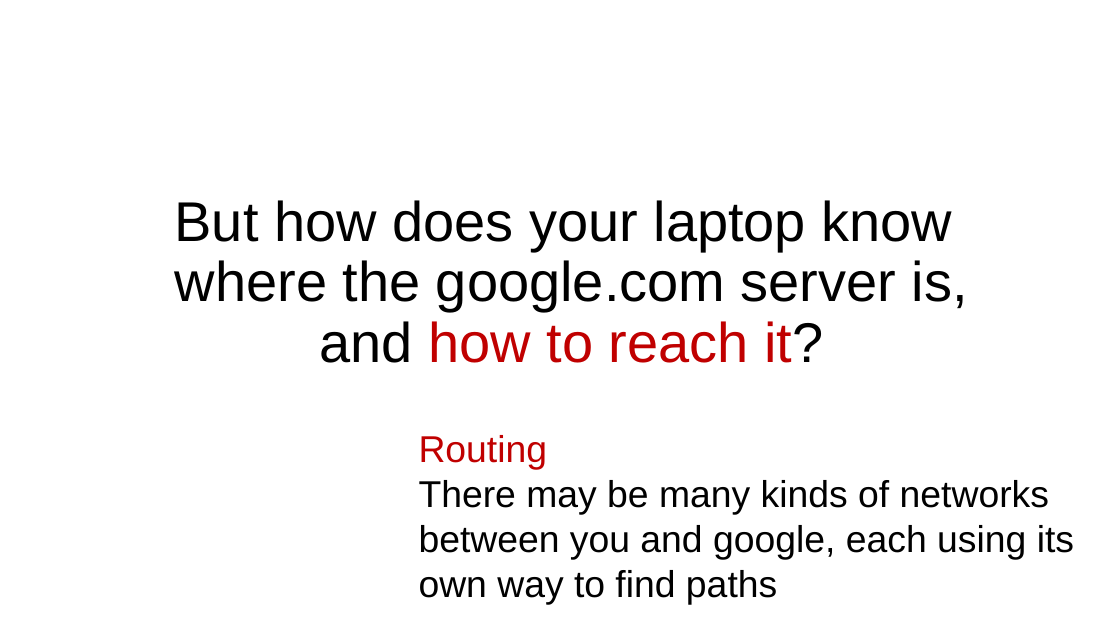
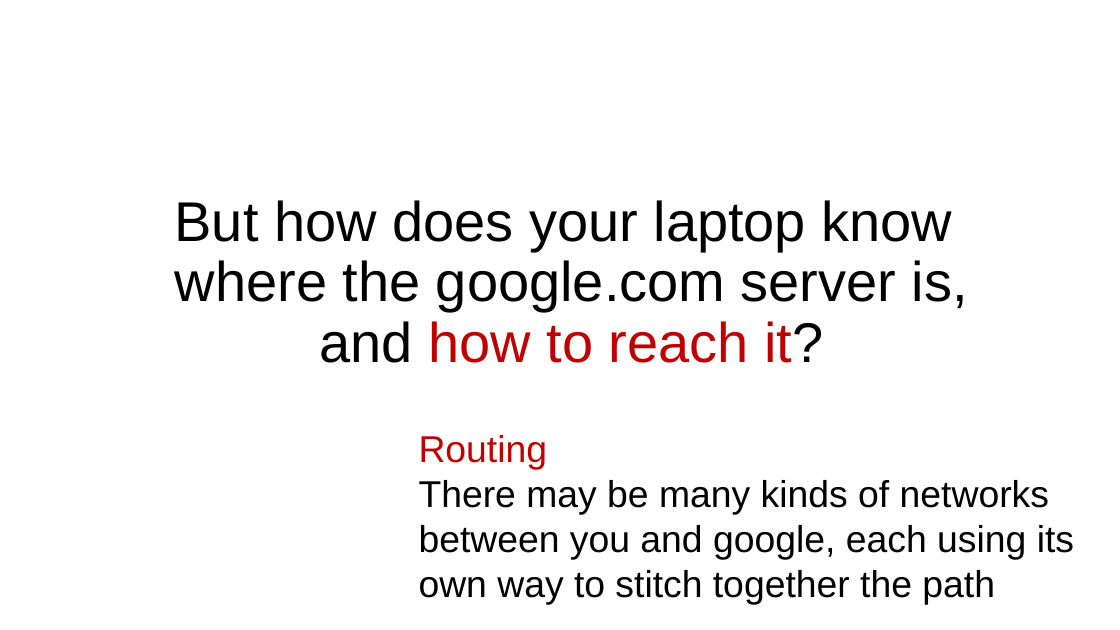
Before and after one commit to ngsrinivas/coursegen, a slide deck: slide 5 of ex/552-F19/lectures/02-architecture.pptx. Drawn at 1120x630 pixels with LibreOffice and Linux fonts; fonts in the diff are those of the drawing. Boxes give left, top, right and bottom in pixels: in the first picture for what was removed or moved away, otherwise in the second. Text is boxed around its words. In the diff, an @@ line names an element or a change of style, - is before the commit and + after.

```diff
--- a/ex/552-F19/lectures/02-architecture.pptx
+++ b/ex/552-F19/lectures/02-architecture.pptx
@@ text at (x1=419, y1=480, x2=1074, y2=604): text changed @@
-There may be many kinds of networks between you and google, each using its own way to find paths
+There may be many kinds of networks between you and google, each using its own way to stitch together the path
```
Also in this commit, not shown: 8 other slides changed, 2 other files.
